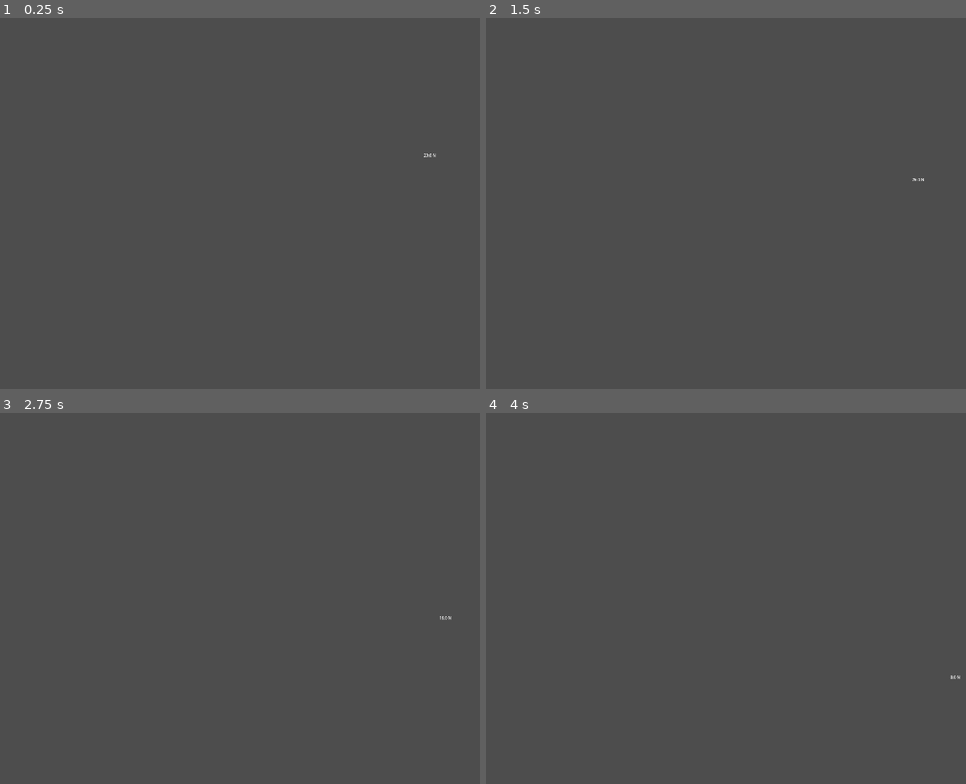
Above: before the commit, frames 1-4 (two rows, left to right).
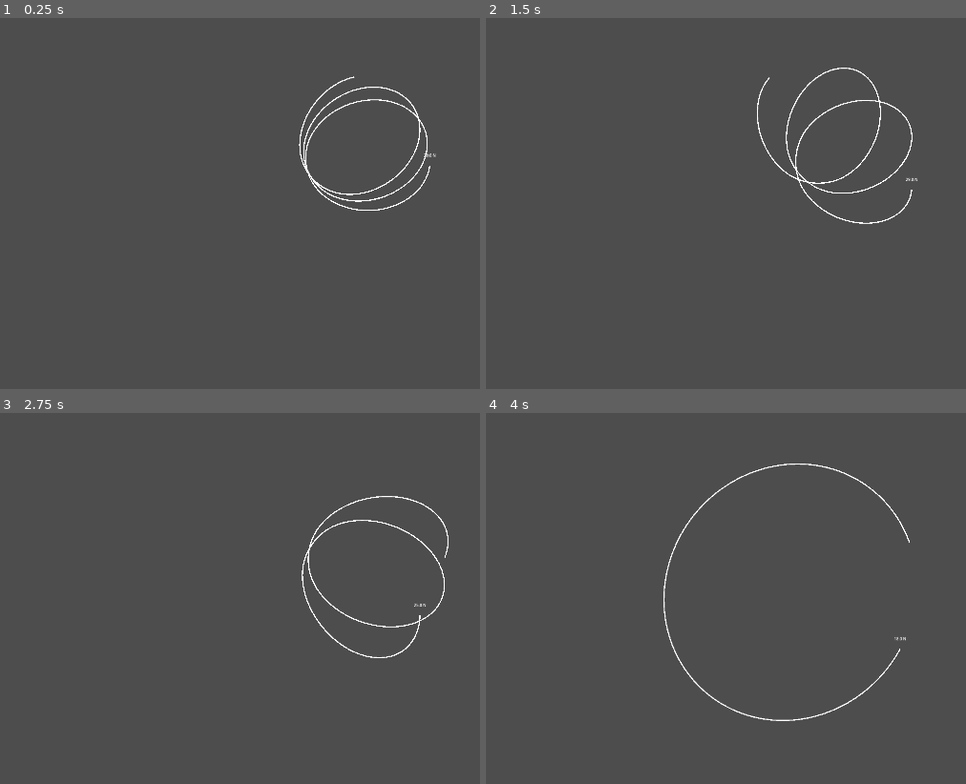
Above: after the commit, the same moments.

Repository: cmoll24/TidalVoid
Game: Godot game, scene res://src/orbit_test.tscn
Two runs of this game, one before a commit and one after it. Both use one fixed random seed, a clock stepped at 60 frames per second and the inputs below.
Inputs:
- Up to frame 1 (0.25 s): no input
- Up to frame 2 (1.5 s): hold Right (thrust_right) 0.53-1.28 s; hold Down (thrust_down) from 1.28 s (still down)
- Up to frame 3 (2.75 s): release Down (thrust_down) at 2.03 s; hold Right (thrust_right) from 2.03 s (still down)
- Up to frame 4 (4 s): release Right (thrust_right) at 2.78 s; hold Down (thrust_down) 2.78-3.53 s; hold Left (thrust_left) from 3.53 s (still down)

The runs differ from the first frame. In frame 1, 0.7% of the frame differs, in the area x 62-90%, y 15-52%; in frame 2, 0.7%; in frame 3, 0.7%; in frame 4, 0.7%.

Commit message:
Added slightly broken trajectory predictor

Diff:
--- a/tidal-void/src/drift_body.gd
+++ b/tidal-void/src/drift_body.gd
@@ -3,10 +3,11 @@
 
 @onready var gravity_label = $GravityLabel
 
-@export var thrust_power : float = 90.0
+@export var thrust_power : float = 50.0
 @export var max_velocity : float = 400.0
 
-@export var gravity_bodies : Array[GravitySource] = []
+@export var gravity_sources : Array[GravitySource] = []
+var dominant_body : GravitySource = null
 
 var thrust_direction : Vector2 = Vector2.ZERO
 
@@ -14,19 +15,20 @@
 	gravity_scale = 0
 
 func _physics_process(delta: float) -> void:
-	apply_gravity(delta)
-	apply_thrust(delta)
+	apply_gravity()
+	apply_thrust()
+	update_dominant_body()
 
-func apply_gravity(delta : float) -> void:
+func apply_gravity() -> void:
 	var total_gravity = Vector2.ZERO
 
-	for body in gravity_bodies:
+	for body in gravity_sources:
 		total_gravity += body.get_gravity_pull(global_position)
 
 	gravity_label.text = str(round(total_gravity.length())) + " N"
 	apply_central_force(total_gravity)
 
-func apply_thrust(delta : float) -> void:
+func apply_thrust() -> void:
 	if thrust_direction == Vector2.ZERO:
 		return
 	apply_central_force(thrust_direction * thrust_power)
@@ -36,3 +38,13 @@
 		thrust_direction = direction.normalized()
 	else:
 		thrust_direction = Vector2.ZERO
+
+func update_dominant_body() -> void:
+	#the domiannt body is the grav source with the strongest pull
+	var strongest_pull = 0.0
+	dominant_body = null
+	for body in gravity_sources:
+		var pull = body.get_gravity_pull(global_position).length()
+		if pull > strongest_pull:
+			strongest_pull = pull
+			dominant_body = body
--- a/tidal-void/src/gravity_source.gd
+++ b/tidal-void/src/gravity_source.gd
@@ -2,13 +2,14 @@
 extends StaticBody2D
 
 @export var mass : float = 1000.0
-var MASS_SCALE = 1000.0 #the masses must be big so this a multipler
+const MASS_SCALE = 1000.0 #the masses must be big so this a multipler
 @export var pull_radius : float = 600.0
+@export var collision_radius : float = 50.0
 
 @export var no_grav_radius : float = 1.0
 
-func get_gravity_pull(from_posiiton : Vector2) -> Vector2:
-	var offset_distance = global_position - from_posiiton
+func get_gravity_pull(from_positon : Vector2) -> Vector2:
+	var offset_distance = global_position - from_positon
 	var distance = offset_distance.length()
 
 	if distance > pull_radius or distance < no_grav_radius:
--- /dev/null
+++ b/tidal-void/src/orbit/trajectory_predictor.gd
@@ -0,0 +1,39 @@
+class_name TrajectoryPredictor
+extends Node
+
+@export var line : Line2D
+@export var steps : int = 10_000
+@export var step_delta : float = 0.005
+@export var gravity_sources : Array[GravitySource]
+
+@export var player : DriftBody
+
+func _process(_delta: float) -> void:
+	draw_trajectory()
+
+func draw_trajectory() -> void:
+	var sim_pos = player.global_position
+	var sim_vel = player.linear_velocity
+	var points : PackedVector2Array = [sim_pos]
+
+	for i in steps:
+		#simulate gravity
+		var grav = Vector2.ZERO
+		for body in gravity_sources:
+			grav += body.get_gravity_pull(sim_pos)
+		sim_vel += grav * step_delta
+		sim_vel = sim_vel.limit_length(player.max_velocity)
+		sim_pos += sim_vel * step_delta
+
+		#we stop drwaing if we hit an orbital body
+		var hit = false
+		for body in gravity_sources:
+			if sim_pos.distance_to(body.global_position) < body.collision_radius:
+				hit = true
+				break
+		if hit:
+			break
+		else:
+			points.append(sim_pos)
+
+	line.points = points
--- /dev/null
+++ b/tidal-void/src/orbit/trajectory_predictor.tscn
@@ -0,0 +1,6 @@
+[gd_scene format=3 uid="uid://db3gtf6gcmmhf"]
+
+[ext_resource type="Script" uid="uid://d4ipl7joo1xij" path="res://src/orbit/trajectory_predictor.gd" id="1_jgool"]
+
+[node name="TrajectoryPredictor" type="Node" unique_id=401195789]
+script = ExtResource("1_jgool")
--- a/tidal-void/src/orbit_test.tscn
+++ b/tidal-void/src/orbit_test.tscn
@@ -3,6 +3,7 @@
 [ext_resource type="PackedScene" uid="uid://p15eipntvile" path="res://src/planet.tscn" id="1_4heml"]
 [ext_resource type="PackedScene" uid="uid://dpc0b3n2r5f74" path="res://src/player/player.tscn" id="2_gnnns"]
 [ext_resource type="PackedScene" uid="uid://ee06mynd5n8m" path="res://src/player/InputHandler.tscn" id="3_gen7d"]
+[ext_resource type="PackedScene" uid="uid://db3gtf6gcmmhf" path="res://src/orbit/trajectory_predictor.tscn" id="4_je76y"]
 
 [node name="OrbitTestScene" type="Node2D" unique_id=730832755]
 
@@ -10,10 +11,19 @@
 position = Vector2(834, 507)
 mass = 1800.0
 
-[node name="Player" parent="." unique_id=1840910455 node_paths=PackedStringArray("gravity_bodies") instance=ExtResource("2_gnnns")]
+[node name="Player" parent="." unique_id=1840910455 node_paths=PackedStringArray("gravity_sources") instance=ExtResource("2_gnnns")]
 position = Vector2(1083, 504)
 linear_velocity = Vector2(0, 55)
-gravity_bodies = [NodePath("../Planet")]
+gravity_sources = [NodePath("../Planet")]
 
 [node name="InputHandler" parent="." unique_id=1484923074 node_paths=PackedStringArray("player") instance=ExtResource("3_gen7d")]
 player = NodePath("../Player")
+
+[node name="TrajectoryPredictor" parent="." unique_id=401195789 node_paths=PackedStringArray("line", "gravity_sources", "player") instance=ExtResource("4_je76y")]
+line = NodePath("../Line2D")
+steps = 5000
+gravity_sources = [NodePath("../Planet")]
+player = NodePath("../Player")
+
+[node name="Line2D" type="Line2D" parent="." unique_id=203975512]
+width = 3.0
--- a/tidal-void/src/planet.tscn
+++ b/tidal-void/src/planet.tscn
@@ -3,7 +3,7 @@
 [ext_resource type="Script" uid="uid://dmxg4ii735gl4" path="res://src/gravity_source.gd" id="1_qm4g4"]
 
 [sub_resource type="CircleShape2D" id="CircleShape2D_klrcr"]
-radius = 35.0
+radius = 50.0
 
 [node name="Planet" type="StaticBody2D" unique_id=519984572]
 script = ExtResource("1_qm4g4")
Not shown, added: tidal-void/src/orbit/trajectory_predictor.gd.uid
